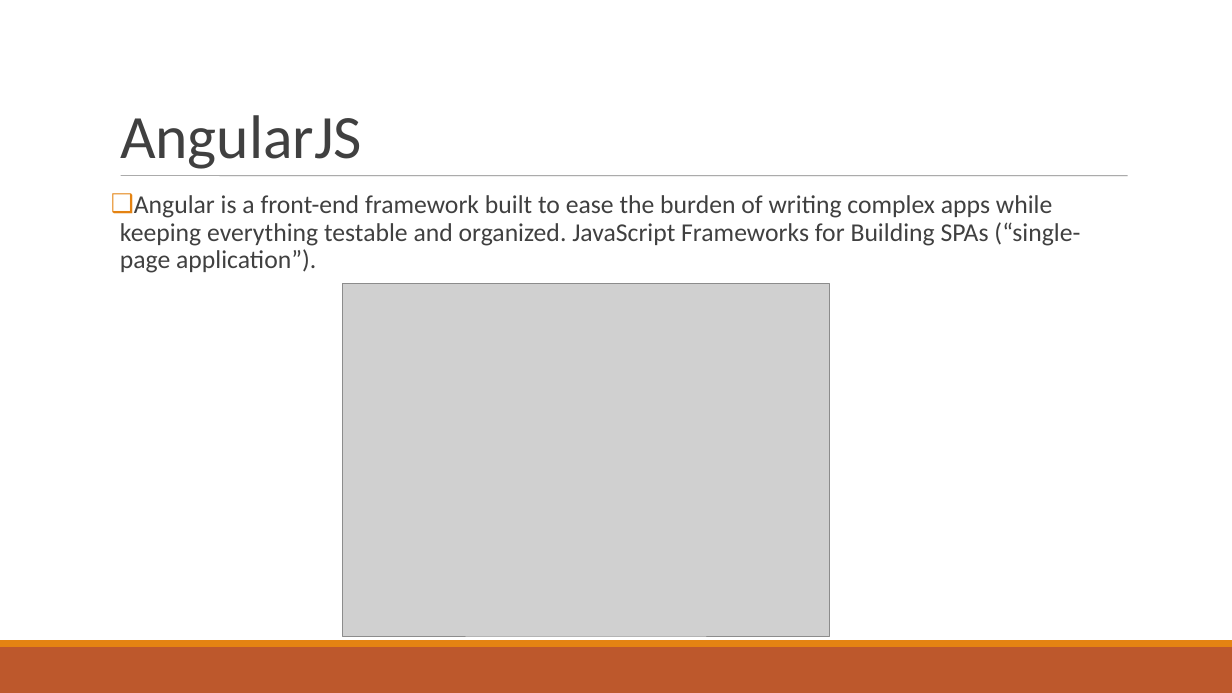
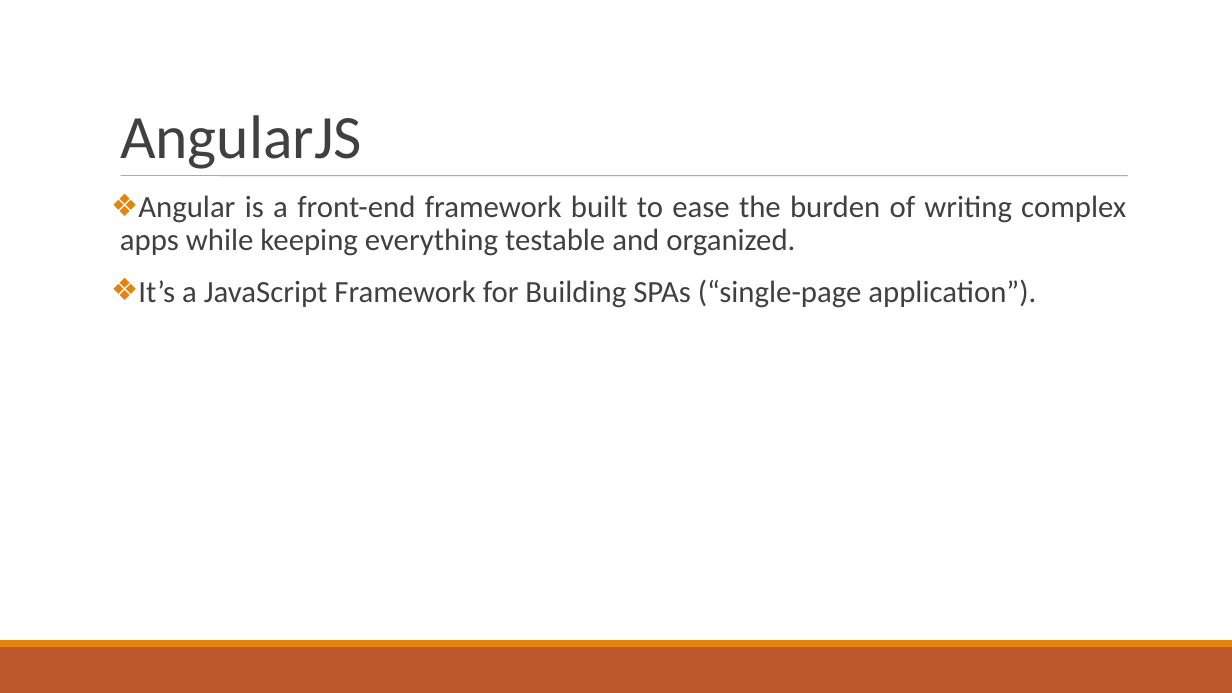
Before and after one commit to AMURTHAInfo/edu, a slide deck: slide 2 of Videos/angular.ppt. Drawn at 1232x693 pixels with LibreOffice and Linux fonts; fonts in the diff are those of the drawing; grey boxes stand for pictures. Boxes give left, top, right and bottom in pixels: in the first picture for what was removed or moved away, otherwise in the second. Text is boxed around its words. In the diff, an @@ line names an element or a change of style, - is before the commit and + after.

```diff
--- a/Videos/angular.ppt
+++ b/Videos/angular.ppt
@@ text at (x1=120, y1=195, x2=1126, y2=308): text changed; size 20 to 24 pt @@
-❑ Angular is a front-end framework built to ease the burden of writing complex apps while keeping everything testable and organized. JavaScript Frameworks for Building SPAs (“single-page application”).
+❖ Angular is a front-end framework built to ease the burden of writing complex apps while keeping everything testable and organized.
+❖ It’s a JavaScript Framework for Building SPAs (“single-page application”).
@@ picture removed at (x1=343, y1=284, x2=829, y2=635) @@
```
Also in this commit, not shown: 14 other slides changed, 4 slides added, 3 slides removed, 4 other files.
